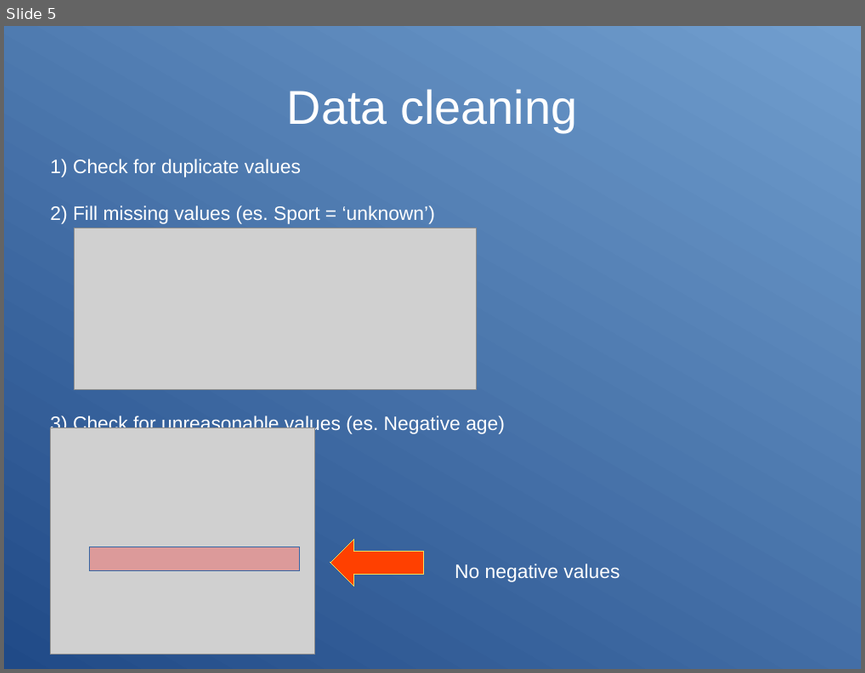
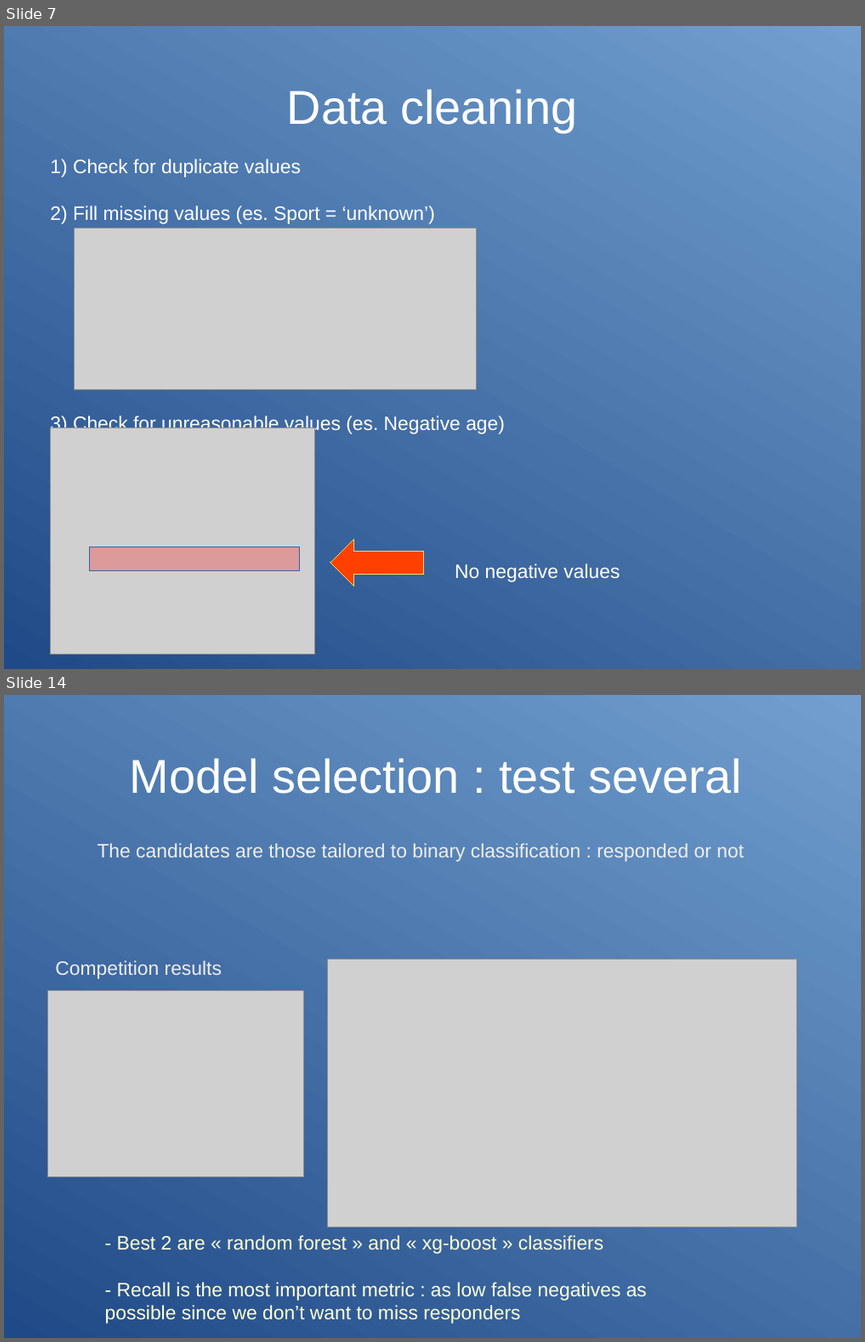
Before and after one commit to opsabarsec/mailings_response_prediction, a slide deck: documents/presentation.odp. Shown one above the other, each under a label of ours: slide 5 before the commit, slides 7 and 14 after it; the slides between them are not shown. The pictures are 865x673 and 865x1342 pixels, drawn with LibreOffice and Linux fonts; fonts in the diff are those of the drawing; grey boxes stand for pictures. Boxes give left, top, right and bottom in pixels: in the first picture for what was removed or moved away, otherwise in the second. Text is boxed around its words. In the diff, an @@ line names an element or a change of style, - is before the commit and + after.

```diff
--- a/documents/presentation.odp
+++ b/documents/presentation.odp
@@ slide 14 added at (4, 695, 861, 1338), background gradient #204A87 to #729FCF @@
@@ title added at (130, 758, 742, 794), 44 pt, text #FFFFFF @@
+Model selection : test several
@@ text added at (98, 843, 744, 862), 18 pt, text #EEEEEE @@
+The candidates are those tailored to binary classification : responded or not
@@ text added at (55, 960, 222, 979), 18 pt, text #EEEEEE @@
+Competition results
@@ picture added at (328, 959, 797, 1227) @@
@@ picture added at (47, 991, 303, 1177) @@
@@ text added at (105, 1235, 647, 1323), 18 pt, text #FFFFD7 @@
+- Best 2 are « random forest » and « xg-boost » classifiers
+- Recall is the most important metric : as low false negatives as possible since we don’t want to miss responders
@@ what was slide 5 is now slide 7 @@
```
Also in this commit, not shown: 5 slides changed, 15 other slides added, 12 slides removed, 9 other files.
